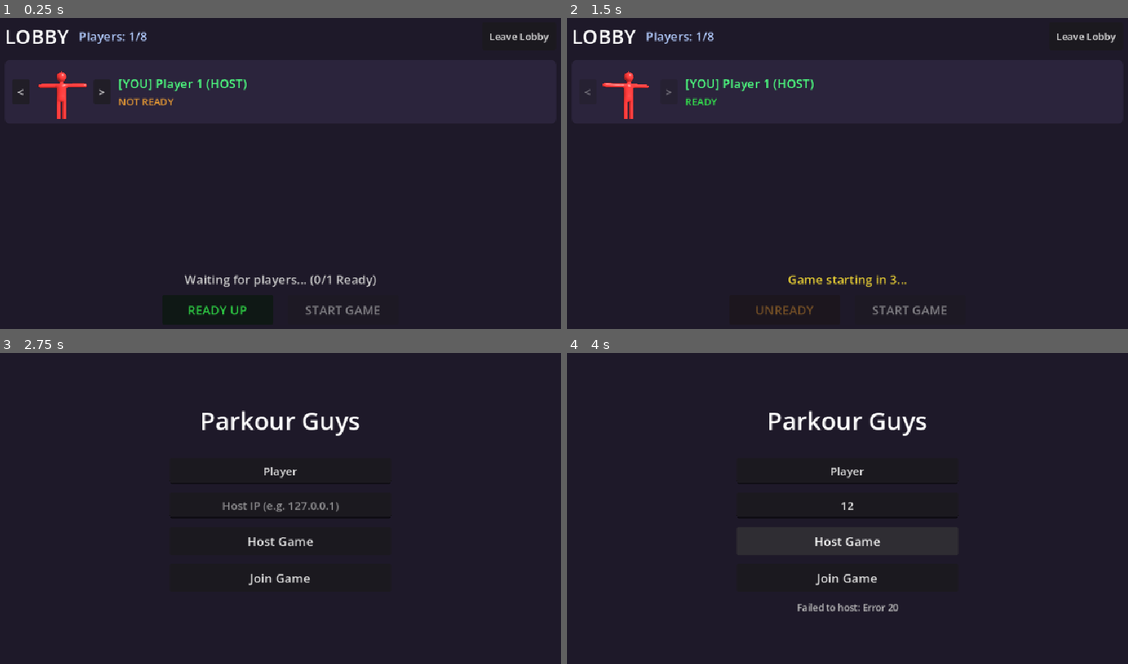
Above: before the commit, frames 1-4 (two rows, left to right).
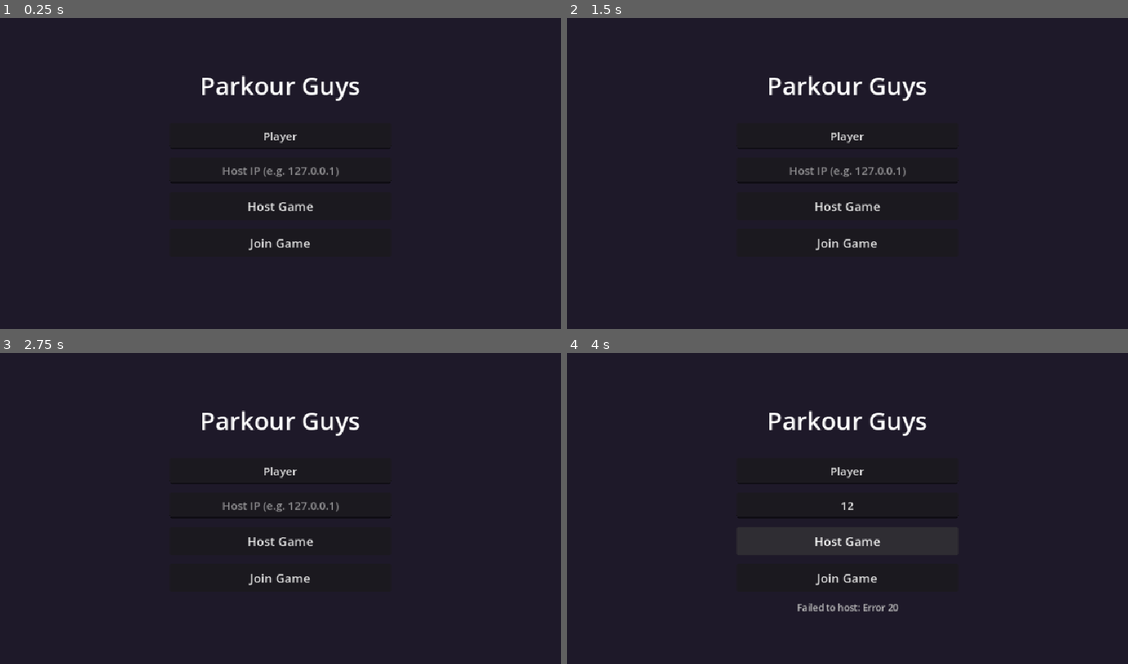
Above: after the commit, the same moments.

Repository: RuvicSeno/parkour-guys
Game: Godot game, scene res://scenes/lobby/Lobby.tscn
Same seed, same stepped clock (60 frames per second), same inputs: the game is played once before the commit and once after it.
Inputs (mouse positions are in pixels of both pictures, inside the frame that each line leads up to):
- Up to frame 1 (0.25 s): no input
- Up to frame 2 (1.5 s): click (785, 310) at 0.5 s, where only the run before the commit has a clickable "READY UP"; click (909, 310) at 1.25 s, where only the run before the commit has a clickable "START GAME"
- Up to frame 3 (2.75 s): click (521, 371) at 2 s, where only the run before the commit has a clickable "Leave Lobby"
- Up to frame 4 (4 s): click (847, 505) at 2.77 s; type "12" at 2.85 s; click "Host Game" at 3.5 s

The runs differ from the first frame. In frame 1, 3.7% of the frame differs, in the area x 1-98%, y 3-96%; in frame 2, 3.4%; in frame 3, less than 0.1%; in frame 4, nothing differs.

Commit message:
Lobby fix

Diff:
--- /dev/null
+++ b/scenes/ui/CountdownUI.tscn
@@ -0,0 +1,93 @@
+[gd_scene format=3 uid="uid://cyodqbjvn7fmg"]
+
+[ext_resource type="Script" path="res://scripts/ui/countdown_ui.gd" id="1_cnt"]
+
+[node name="CountdownUI" type="CanvasLayer"]
+layer = 10
+script = ExtResource("1_cnt")
+
+[node name="LoadingOverlay" type="Control" parent="."]
+layout_mode = 3
+anchors_preset = 15
+anchor_right = 1.0
+anchor_bottom = 1.0
+grow_horizontal = 2
+grow_vertical = 2
+
+[node name="ColorRect" type="ColorRect" parent="LoadingOverlay"]
+layout_mode = 1
+anchors_preset = 15
+anchor_right = 1.0
+anchor_bottom = 1.0
+grow_horizontal = 2
+grow_vertical = 2
+color = Color(0.08, 0.06, 0.12, 1)
+
+[node name="VBoxContainer" type="VBoxContainer" parent="LoadingOverlay"]
+layout_mode = 1
+anchors_preset = 8
+anchor_left = 0.5
+anchor_top = 0.5
+anchor_right = 0.5
+anchor_bottom = 0.5
+offset_left = -250.0
+offset_top = -60.0
+offset_right = 250.0
+offset_bottom = 60.0
+grow_horizontal = 2
+grow_vertical = 2
+theme_override_constants/separation = 16
+alignment = 1
+
+[node name="TitleLabel" type="Label" parent="LoadingOverlay/VBoxContainer"]
+layout_mode = 2
+theme_override_font_sizes/font_size = 40
+text = "PARKOUR GUYS"
+horizontal_alignment = 1
+
+[node name="StatusLabel" type="Label" parent="LoadingOverlay/VBoxContainer"]
+layout_mode = 2
+theme_override_colors/font_color = Color(0.8, 0.85, 0.95, 1)
+theme_override_font_sizes/font_size = 18
+text = "Loading map & synchronizing players..."
+horizontal_alignment = 1
+
+[node name="CountdownContainer" type="Control" parent="."]
+visible = false
+layout_mode = 3
+anchors_preset = 15
+anchor_right = 1.0
+anchor_bottom = 1.0
+grow_horizontal = 2
+grow_vertical = 2
+
+[node name="VBoxContainer" type="VBoxContainer" parent="CountdownContainer"]
+layout_mode = 1
+anchors_preset = 8
+anchor_left = 0.5
+anchor_top = 0.5
+anchor_right = 0.5
+anchor_bottom = 0.5
+offset_left = -200.0
+offset_top = -100.0
+offset_right = 200.0
+offset_bottom = 100.0
+grow_horizontal = 2
+grow_vertical = 2
+alignment = 1
+
+[node name="NumberLabel" type="Label" parent="CountdownContainer/VBoxContainer"]
+layout_mode = 2
+theme_override_colors/font_outline_color = Color(0, 0, 0, 0.9)
+theme_override_constants/outline_size = 16
+theme_override_font_sizes/font_size = 96
+text = "3"
+horizontal_alignment = 1
+
+[node name="SubLabel" type="Label" parent="CountdownContainer/VBoxContainer"]
+layout_mode = 2
+theme_override_colors/font_outline_color = Color(0, 0, 0, 0.9)
+theme_override_constants/outline_size = 8
+theme_override_font_sizes/font_size = 24
+text = "GET READY!"
+horizontal_alignment = 1
--- a/scenes/world/World.tscn
+++ b/scenes/world/World.tscn
@@ -11,6 +11,7 @@
 [ext_resource type="PackedScene" uid="uid://chatui123456" path="res://scenes/ui/ChatUI.tscn" id="8_chat"]
 [ext_resource type="PackedScene" uid="uid://cxab3f8k8e0b0" path="res://scenes/ui/ReconnectUI.tscn" id="9_reconn"]
 [ext_resource type="PackedScene" uid="uid://emotewheel123" path="res://scenes/ui/EmoteWheel.tscn" id="10_emote"]
+[ext_resource type="PackedScene" uid="uid://dfcountdown123" path="res://scenes/ui/CountdownUI.tscn" id="11_cntui"]
 
 [sub_resource type="ProceduralSkyMaterial" id="ProceduralSkyMaterial_1wvas"]
 sky_top_color = Color(0.45, 0.72, 0.98, 1)
@@ -611,6 +612,8 @@
 
 [node name="ReadyUI" parent="." unique_id=1261070134 instance=ExtResource("6_rdy")]
 
+[node name="CountdownUI" parent="." unique_id=1463819920 instance=ExtResource("11_cntui")]
+
 [node name="LeaderboardUI" parent="." unique_id=1463819913 instance=ExtResource("7_ldb")]
 
 [node name="ChatUI" parent="." unique_id=1463819914 instance=ExtResource("8_chat")]
--- a/scripts/lobby/lobby.gd
+++ b/scripts/lobby/lobby.gd
@@ -45,8 +45,8 @@
 	Network.disconnected_from_server.connect(_on_disconnected_from_server)
 	multiplayer.peer_disconnected.connect(_on_peer_disconnected)
 
-	# Check if already connected (e.g. returning to lobby)
-	if multiplayer.multiplayer_peer != null and multiplayer.multiplayer_peer.get_connection_status() == MultiplayerPeer.CONNECTION_CONNECTED:
+	# Only show room if returning from an active networked ENet session
+	if multiplayer.multiplayer_peer is ENetMultiplayerPeer and multiplayer.multiplayer_peer.get_connection_status() == MultiplayerPeer.CONNECTION_CONNECTED:
 		_show_room()
 		if multiplayer.is_server():
 			if not lobby_players.has(1):
@@ -223,13 +223,20 @@
 	var sender_id: int = multiplayer.get_remote_sender_id()
 	if sender_id == 0:
 		sender_id = multiplayer.get_unique_id()
-	if sender_id != 1 or is_counting_down:
+	if sender_id != 1:
 		return
 
 	if not _server_are_all_ready():
 		return
 
-	_server_begin_countdown()
+	# Disable buttons and notify peers
+	_sync_status.rpc("Starting game... Loading map...")
+
+	# Store colors in Network autoload before transitioning
+	for p_id in lobby_players:
+		Network.player_colors[p_id] = lobby_players[p_id]["color_index"]
+
+	_load_game_scene.rpc(Network.player_colors)
 
 func _server_are_all_ready() -> bool:
 	if lobby_players.is_empty():
@@ -238,34 +245,6 @@
 		if not p_data.get("is_ready", false):
 			return false
 	return true
-
-func _server_begin_countdown() -> void:
-	is_counting_down = true
-	countdown_cancel_requested = false
-
-	for sec in range(3, 0, -1):
-		if countdown_cancel_requested:
-			is_counting_down = false
-			_sync_status.rpc("Countdown cancelled!")
-			_server_broadcast_state()
-			return
-		_sync_countdown.rpc(sec)
-		await get_tree().create_timer(1.0).timeout
-
-	if countdown_cancel_requested:
-		is_counting_down = false
-		_sync_status.rpc("Countdown cancelled!")
-		_server_broadcast_state()
-		return
-
-	_sync_countdown.rpc(0)
-	await get_tree().create_timer(0.5).timeout
-
-	# Store colors in Network autoload before transitioning
-	for p_id in lobby_players:
-		Network.player_colors[p_id] = lobby_players[p_id]["color_index"]
-
-	_load_game_scene.rpc(Network.player_colors)
 
 # --- RPC CLIENT SYNCS ---
 
--- /dev/null
+++ b/scripts/ui/countdown_ui.gd
@@ -0,0 +1,40 @@
+extends CanvasLayer
+
+@onready var loading_overlay: Control = $LoadingOverlay
+@onready var loading_status_label: Label = $LoadingOverlay/VBoxContainer/StatusLabel
+@onready var countdown_container: Control = $CountdownContainer
+@onready var countdown_number_label: Label = $CountdownContainer/VBoxContainer/NumberLabel
+@onready var countdown_sub_label: Label = $CountdownContainer/VBoxContainer/SubLabel
+
+func _ready() -> void:
+	show_loading()
+
+func show_loading(text: String = "Loading map & synchronizing players...") -> void:
+	show()
+	loading_overlay.show()
+	countdown_container.hide()
+	loading_status_label.text = text
+
+func hide_loading() -> void:
+	loading_overlay.hide()
+
+func show_countdown(number: int) -> void:
+	show()
+	loading_overlay.hide()
+	countdown_container.show()
+
+	if number > 0:
+		countdown_number_label.text = str(number)
+		countdown_number_label.modulate = Color(1.0, 0.88, 0.2)
+		countdown_sub_label.text = "GET READY!"
+		countdown_sub_label.modulate = Color(0.9, 0.9, 0.9)
+	else:
+		countdown_number_label.text = "GO!"
+		countdown_number_label.modulate = Color(0.2, 1.0, 0.4)
+		countdown_sub_label.text = "RUN!"
+		countdown_sub_label.modulate = Color(0.3, 1.0, 0.5)
+
+func hide_all() -> void:
+	loading_overlay.hide()
+	countdown_container.hide()
+	hide()
--- a/scripts/world/world.gd
+++ b/scripts/world/world.gd
@@ -9,6 +9,8 @@
 var game_started: bool = false
 var ready_peers: Array[int] = []
 var finished_players: Array[int] = []
+var loaded_peers: Array[int] = []
+var is_world_counting_down: bool = false
 
 # --- CHAT & DESYNC DETECTION STATE ---
 signal desync_detected(peer_id: int, drift: float, tick: int)
@@ -40,8 +42,24 @@
 	if Network.has_signal("player_joined_registry"):
 		Network.player_joined_registry.connect(_on_player_joined_registry)
 
+	var ready_ui = get_node_or_null("ReadyUI")
+	if ready_ui:
+		ready_ui.hide()
+
 	if Network.player_colors.size() > 0:
-		_start_match()
+		Input.mouse_mode = Input.MOUSE_MODE_VISIBLE
+		game_started = false
+		var countdown_ui = get_node_or_null("CountdownUI")
+		if countdown_ui and countdown_ui.has_method("show_loading"):
+			countdown_ui.show_loading("Loading map & waiting for players...")
+
+		if multiplayer.is_server():
+			if not 1 in loaded_peers:
+				loaded_peers.append(1)
+			_check_all_peers_loaded()
+			get_tree().create_timer(6.0).timeout.connect(_on_loading_timeout)
+		else:
+			_server_report_loaded.rpc_id(1)
 
 func _on_emote_selected(emote: Emote) -> void:
 	if players_root == null:
@@ -61,7 +79,9 @@
 		_request_spawn(peer_id)
 
 	if Network.player_colors.size() > 0:
-		_start_match.rpc()
+		if not 1 in loaded_peers:
+			loaded_peers.append(1)
+		_check_all_peers_loaded()
 	else:
 		_update_ready_ui.rpc(ready_peers.size(), _get_total_player_count())
 
@@ -92,8 +112,12 @@
 	if existing:
 		existing.queue_free()
 	ready_peers.erase(peer_id)
+	loaded_peers.erase(peer_id)
 	muted_peers.erase(peer_id)
 	desync_stats.erase(peer_id)
+
+	if not is_world_counting_down and not game_started and Network.player_colors.size() > 0:
+		_check_all_peers_loaded()
 
 	if not game_started:
 		_update_ready_ui.rpc(ready_peers.size(), _get_total_player_count())
@@ -157,6 +181,50 @@
 	await get_tree().create_timer(0.5).timeout
 	_start_match.rpc()
 
+# --- IN-WORLD SYNCHRONIZED LOADING & COUNTDOWN ---
+
+@rpc("any_peer", "reliable")
+func _server_report_loaded() -> void:
+	if not multiplayer.is_server():
+		return
+	var sender_id: int = multiplayer.get_remote_sender_id()
+	if sender_id == 0:
+		sender_id = multiplayer.get_unique_id()
+	if not sender_id in loaded_peers:
+		loaded_peers.append(sender_id)
+	_check_all_peers_loaded()
+
+func _check_all_peers_loaded() -> void:
+	if is_world_counting_down or game_started:
+		return
+	var total_expected: int = _get_total_player_count()
+	if loaded_peers.size() >= total_expected and total_expected > 0:
+		_begin_world_countdown()
+
+func _on_loading_timeout() -> void:
+	if not is_world_counting_down and not game_started:
+		print("Loading timeout reached (6s): proceeding with countdown for loaded peers.")
+		_begin_world_countdown()
+
+func _begin_world_countdown() -> void:
+	if is_world_counting_down or game_started:
+		return
+	is_world_counting_down = true
+
+	for sec in range(3, 0, -1):
+		_sync_world_countdown.rpc(sec)
+		await get_tree().create_timer(1.0).timeout
+
+	_sync_world_countdown.rpc(0) # "GO!"
+	await get_tree().create_timer(0.6).timeout
+	_start_match.rpc()
+
+@rpc("authority", "call_local", "reliable")
+func _sync_world_countdown(number: int) -> void:
+	var cnt_ui = get_node_or_null("CountdownUI")
+	if cnt_ui and cnt_ui.has_method("show_countdown"):
+		cnt_ui.show_countdown(number)
+
 @rpc("authority", "call_local", "reliable")
 func _update_ready_ui(ready_count: int, total_count: int) -> void:
 	if game_started:
@@ -174,6 +242,10 @@
 @rpc("authority", "call_local", "reliable")
 func _start_match() -> void:
 	game_started = true
+	is_world_counting_down = false
+	var cnt_ui = get_node_or_null("CountdownUI")
+	if cnt_ui and cnt_ui.has_method("hide_all"):
+		cnt_ui.hide_all()
 	var ready_ui = get_node_or_null("ReadyUI/Control")
 	if ready_ui and ready_ui.has_method("hide_ui"):
 		ready_ui.hide_ui()
Not shown, added: scripts/ui/countdown_ui.gd.uid
